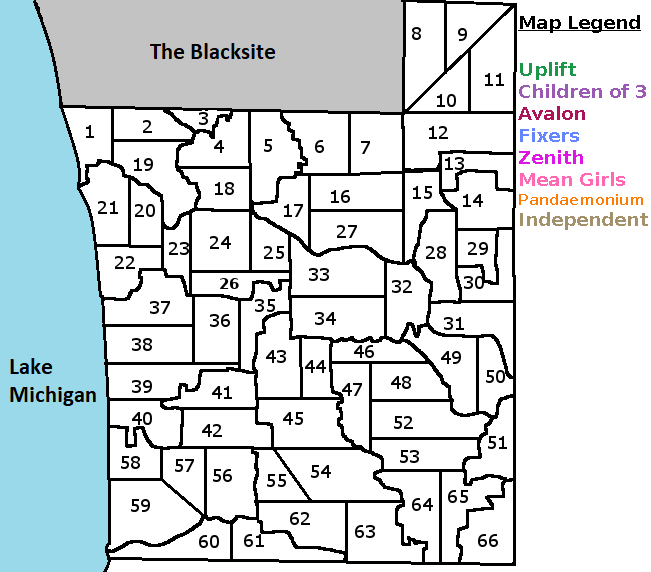
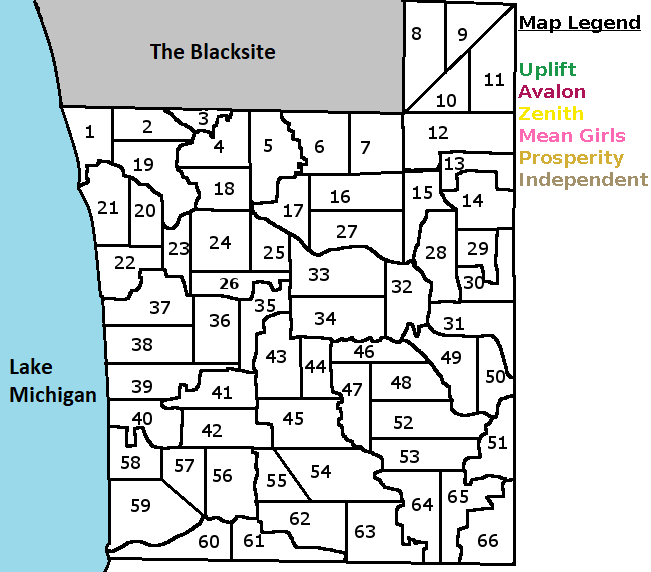
Layers edited between the first and the second w=651, h=572 image:
painted on "Map Legend ..." over [518, 84, 648, 230]
